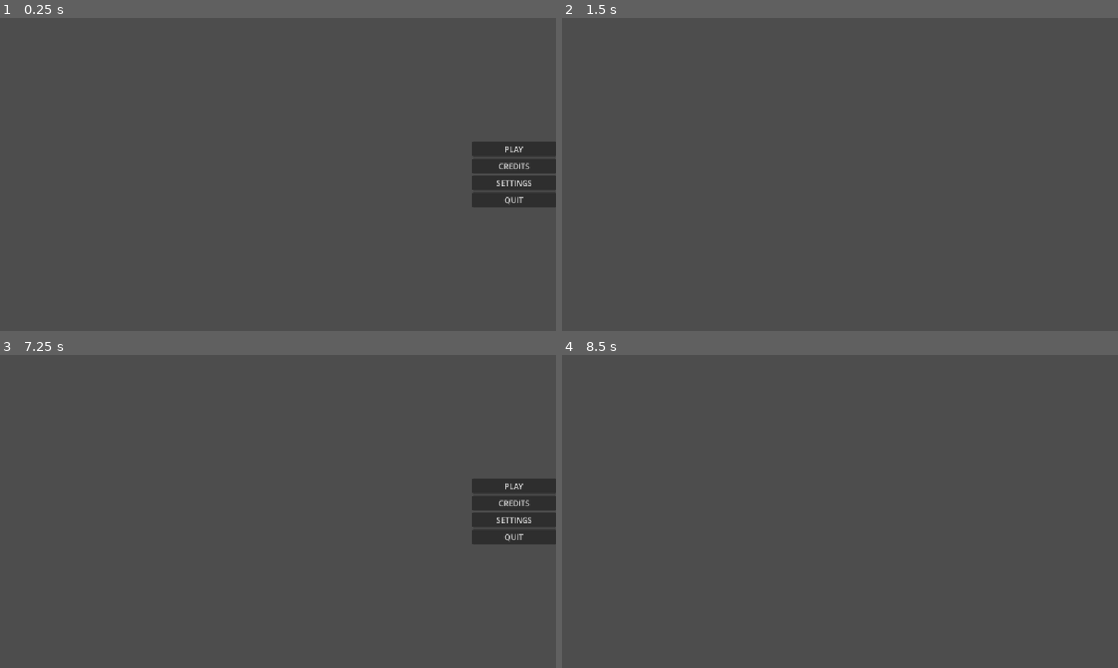
Above: before the commit, frames 1-4 (two rows, left to right).
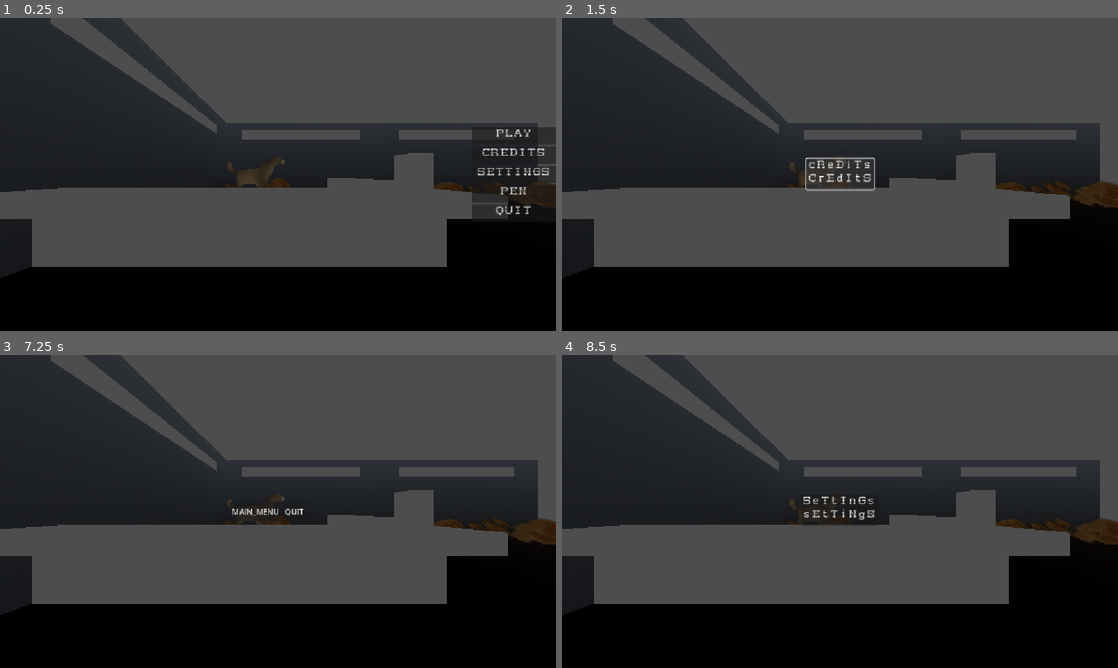
Above: after the commit, the same moments.

Repository: sjgillGit/gwj88
Game: Godot game, scene res://Scenes/root/RootNode.tscn
Two runs of this game, one before a commit and one after it. Both use one fixed random seed, a clock stepped at 60 frames per second and the inputs below.
Inputs (mouse positions are in pixels of both pictures, inside the frame that each line leads up to):
- Up to frame 1 (0.25 s): no input
- Up to frame 2 (1.5 s): click "CREDITS" at 0.5 s; click (840, 174) at 1.25 s, where only the run after the commit has a clickable "cReDiTs CrEdItS"
- Up to frame 3 (7.25 s): click (278, 511) at 2 s, where only the run after the commit has a clickable "cReDiTs CrEdItS"; click (278, 511) at 2.75 s, where only the run after the commit has a clickable "cReDiTs CrEdItS"; tap Enter at 3.5, 5, 6.5 s; tap Space at 4.25, 5.75 s; tap Escape (ui_cancel) at 7.15 s
- Up to frame 4 (8.5 s): click (817, 511) at 7.25 s, where only the run after the commit has a clickable "MAIN_MENU"; click "SETTINGS" at 8 s

The runs differ from the first frame. In frame 1, 51% of the frame differs, in the area x 0-100%, y 0-100%; in frame 2, 52%; in frame 3, 51%; in frame 4, 52%.

Commit message:
Basic Framework_2 with assets
- Imported fonts & placeholder scene
- applied changes as per PR
- Created static libraries

Diff:
--- /dev/null
+++ b/Scenes/3d/Placeholder3DforUi.tscn
@@ -0,0 +1,17 @@
+[gd_scene load_steps=3 format=3 uid="uid://7iukt2vlfaaf"]
+
+[ext_resource type="PackedScene" uid="uid://cnl3r1l1rfr5n" path="res://Scenes/menus/pen/Flooor.glb" id="1_wxwfb"]
+
+[sub_resource type="Environment" id="Environment_wxwfb"]
+
+[node name="Placeholder3DforUi" type="Node3D"]
+
+[node name="WorldEnvironment" type="WorldEnvironment" parent="."]
+environment = SubResource("Environment_wxwfb")
+
+[node name="Flooor" parent="." instance=ExtResource("1_wxwfb")]
+transform = Transform3D(1.4648161, 0, 0, 0, 1.4648161, 0, 0, 0, 1.4648161, 0.95390195, 0, 0.30638456)
+
+[node name="Camera3D" type="Camera3D" parent="."]
+transform = Transform3D(-4.371139e-08, 0, 1, 0, 1, 0, -1, 0, -4.371139e-08, 24.083975, 3.5760834, 0)
+fov = 83.58761
--- a/Scenes/3d/Play.tscn
+++ /dev/null
@@ -1,4 +0,0 @@
-[gd_scene format=3 uid="uid://x2y5w8pwjbrc"]
-
-[node name="Play" type="Node3D"]
-editor_description = "This is where all of the 3D stuff will be"
--- a/Scenes/menus/credits/Credits.tscn
+++ /dev/null
@@ -1,10 +0,0 @@
-[gd_scene format=3 uid="uid://c7rtap1601thy"]
-
-[node name="Credits" type="Control"]
-editor_description = "Our credits scene"
-layout_mode = 3
-anchors_preset = 15
-anchor_right = 1.0
-anchor_bottom = 1.0
-grow_horizontal = 2
-grow_vertical = 2
--- /dev/null
+++ b/Scenes/menus/credits/UiCredits.tscn
@@ -0,0 +1,29 @@
+[gd_scene load_steps=2 format=3 uid="uid://c7rtap1601thy"]
+
+[ext_resource type="Theme" uid="uid://wnjx0277ks75" path="res://Scenes/menus/main/theme_general.tres" id="1_6vj2k"]
+
+[node name="Credits" type="Control"]
+editor_description = "Our credits scene"
+layout_mode = 3
+anchors_preset = 15
+anchor_right = 1.0
+anchor_bottom = 1.0
+grow_horizontal = 2
+grow_vertical = 2
+
+[node name="Button" type="Button" parent="."]
+layout_mode = 1
+anchors_preset = 8
+anchor_left = 0.5
+anchor_top = 0.5
+anchor_right = 0.5
+anchor_bottom = 0.5
+offset_left = -34.0
+offset_top = -28.0
+offset_right = 35.0
+offset_bottom = 26.0
+grow_horizontal = 2
+grow_vertical = 2
+theme = ExtResource("1_6vj2k")
+text = "cReDiTs
+CrEdItS"
--- a/Scenes/menus/main/MainMenu.tscn
+++ b/Scenes/menus/main/UiMainMenu.tscn
@@ -1,15 +1,16 @@
-[gd_scene load_steps=3 format=3 uid="uid://c1ramn8byuilg"]
+[gd_scene load_steps=4 format=3 uid="uid://c1ramn8byuilg"]
 
-[ext_resource type="Script" uid="uid://lw5x5rqamc3f" path="res://Scenes/menus/main/main_menu.gd" id="1_y1eug"]
-[ext_resource type="ButtonGroup" uid="uid://bg48yv2vi1t8a" path="res://Scenes/menus/main/button_group_main_menu.tres" id="2_03yk2"]
+[ext_resource type="Script" uid="uid://lw5x5rqamc3f" path="res://Scenes/menus/main/ui_main_menu.gd" id="1_va1bd"]
+[ext_resource type="ButtonGroup" uid="uid://bg48yv2vi1t8a" path="res://Scenes/menus/main/button_group_main_menu.tres" id="2_3udur"]
+[ext_resource type="Theme" uid="uid://wnjx0277ks75" path="res://Scenes/menus/main/theme_general.tres" id="2_6ur10"]
 
-[node name="MainMenu" type="Control"]
+[node name="UiMainMenu" type="Control"]
 editor_description = "This is where all the main menu stuff should be"
 layout_mode = 3
 anchors_preset = 0
 offset_right = 1152.0
 offset_bottom = 648.0
-script = ExtResource("1_y1eug")
+script = ExtResource("1_va1bd")
 
 [node name="HBoxContainer" type="VBoxContainer" parent="."]
 layout_mode = 1
@@ -27,29 +28,42 @@
 [node name="PLAY" type="Button" parent="HBoxContainer"]
 unique_name_in_owner = true
 layout_mode = 2
+theme = ExtResource("2_6ur10")
 toggle_mode = true
-button_group = ExtResource("2_03yk2")
+button_group = ExtResource("2_3udur")
 text = "=================="
 
 [node name="CREDITS" type="Button" parent="HBoxContainer"]
 unique_name_in_owner = true
 layout_mode = 2
+theme = ExtResource("2_6ur10")
 toggle_mode = true
-button_group = ExtResource("2_03yk2")
+button_group = ExtResource("2_3udur")
 text = "==================
 "
 
 [node name="SETTINGS" type="Button" parent="HBoxContainer"]
 unique_name_in_owner = true
 layout_mode = 2
+theme = ExtResource("2_6ur10")
 toggle_mode = true
-button_group = ExtResource("2_03yk2")
+button_group = ExtResource("2_3udur")
+text = "==================
+"
+
+[node name="PEN" type="Button" parent="HBoxContainer"]
+unique_name_in_owner = true
+layout_mode = 2
+theme = ExtResource("2_6ur10")
+toggle_mode = true
+button_group = ExtResource("2_3udur")
 text = "==================
 "
 
 [node name="QUIT" type="Button" parent="HBoxContainer"]
 unique_name_in_owner = true
 layout_mode = 2
+theme = ExtResource("2_6ur10")
 toggle_mode = true
-button_group = ExtResource("2_03yk2")
+button_group = ExtResource("2_3udur")
 text = "=================="
--- a/Scenes/menus/main/main_menu.gd
+++ /dev/null
@@ -1,29 +0,0 @@
-
-
-class_name MainMenu
-extends Control
-
-@onready var root_node: RootNode = get_parent()
-@onready var button_play: Button = %PLAY
-@onready var button_credits: Button = %CREDITS
-@onready var button_settings: Button = %SETTINGS
-@onready var button_quit: Button = %QUIT
-@onready var button_group: ButtonGroup = button_play.button_group
-
-
-func _ready() -> void:
-	for button in button_group.get_buttons():
-		button.text = button.name
-	button_group.pressed.connect(_on_button_pressed)
-
-
-func _on_button_pressed(button: BaseButton) -> void:
-	match button:
-		button_play:
-			root_node.current_game_mode = root_node.GameMode.PLAY
-		button_credits:
-			root_node.current_game_mode = root_node.GameMode.CREDITS
-		button_settings:
-			root_node.current_game_mode = root_node.GameMode.SETTINGS
-		button_quit:
-			root_node.current_game_mode = root_node.GameMode.QUIT
--- /dev/null
+++ b/Scenes/menus/main/theme_general.tres
@@ -0,0 +1,6 @@
+[gd_resource type="Theme" load_steps=2 format=3 uid="uid://wnjx0277ks75"]
+
+[ext_resource type="FontFile" uid="uid://dwpy8iyssyhv1" path="res://Assets/fonts/Cowboy-Western-All/Cowboy_Western_Monospaced.ttf" id="1_5gxwd"]
+
+[resource]
+Button/fonts/font = ExtResource("1_5gxwd")
--- /dev/null
+++ b/Scenes/menus/main/ui_main_menu.gd
@@ -0,0 +1,30 @@
+
+
+class_name MainMenu
+extends Control
+
+@onready var button_PLAY: Button = %PLAY
+@onready var button_CREDITS: Button = %CREDITS
+@onready var button_SETTINGS: Button = %SETTINGS
+@onready var button_QUIT: Button = %QUIT
+@onready var button_PEN: Button = %PEN
+@onready var button_group: ButtonGroup = button_PLAY.button_group
+
+
+func _ready() -> void:
+	Lib.Buttons.name_them(button_group)
+	button_group.pressed.connect(_on_button_pressed)
+
+
+func _on_button_pressed(button: BaseButton) -> void:
+	match button:
+		button_PLAY:
+			RootNode.root_ref.current_mode = RootNode.root_ref.GameMode.PLAY
+		button_CREDITS:
+			RootNode.root_ref.current_mode = RootNode.root_ref.GameMode.CREDITS
+		button_SETTINGS:
+			RootNode.root_ref.current_mode = RootNode.root_ref.GameMode.SETTINGS
+		button_QUIT:
+			RootNode.root_ref.current_mode = RootNode.root_ref.GameMode.QUIT
+		button_PEN:
+			RootNode.root_ref.current_mode = RootNode.root_ref.GameMode.PEN
--- /dev/null
+++ b/Scenes/menus/pause/UiPause.tscn
@@ -0,0 +1,41 @@
+[gd_scene load_steps=3 format=3 uid="uid://dmab3p3co23bb"]
+
+[ext_resource type="Script" uid="uid://cs0tj2nesbvt5" path="res://Scenes/menus/pause/ui_pause.gd" id="1_4h2bq"]
+[ext_resource type="ButtonGroup" uid="uid://ibx361d80acc" path="res://Scenes/menus/pause/button_group_pause.tres" id="2_2e8ly"]
+
+[node name="UiPause" type="Control"]
+layout_mode = 3
+anchors_preset = 15
+anchor_right = 1.0
+anchor_bottom = 1.0
+grow_horizontal = 2
+grow_vertical = 2
+script = ExtResource("1_4h2bq")
+
+[node name="HBoxContainer" type="HBoxContainer" parent="."]
+layout_mode = 1
+anchors_preset = 8
+anchor_left = 0.5
+anchor_top = 0.5
+anchor_right = 0.5
+anchor_bottom = 0.5
+offset_left = -100.0
+offset_top = -20.0
+offset_right = 100.0
+offset_bottom = 20.0
+grow_horizontal = 2
+grow_vertical = 2
+
+[node name="MAIN_MENU" type="Button" parent="HBoxContainer"]
+unique_name_in_owner = true
+layout_mode = 2
+toggle_mode = true
+button_group = ExtResource("2_2e8ly")
+text = "MAIN MENU"
+
+[node name="QUIT" type="Button" parent="HBoxContainer"]
+unique_name_in_owner = true
+layout_mode = 2
+toggle_mode = true
+button_group = ExtResource("2_2e8ly")
+text = "QUIT GAME"
--- /dev/null
+++ b/Scenes/menus/pause/button_group_pause.tres
@@ -0,0 +1,3 @@
+[gd_resource type="ButtonGroup" format=3 uid="uid://ibx361d80acc"]
+
+[resource]
--- /dev/null
+++ b/Scenes/menus/pause/ui_pause.gd
@@ -0,0 +1,19 @@
+
+class_name UiPause
+extends Control
+
+@onready var button_MAIN_MENU: Button = %MAIN_MENU
+@onready var button_QUIT: Button = %QUIT
+@onready var button_group: ButtonGroup = button_QUIT.button_group
+
+func _ready() -> void:
+	Lib.Buttons.name_them(button_group)
+	button_group.pressed.connect(_on_button_pressed)
+
+
+func _on_button_pressed(button: BaseButton) -> void:
+	match button:
+		button_MAIN_MENU:
+			RootNode.root_ref.current_mode = RootNode.root_ref.GameMode.MAIN_MENU
+		button_QUIT:
+			get_tree().quit()
--- /dev/null
+++ b/Scenes/menus/pen/UiPen.tscn
@@ -0,0 +1,43 @@
+[gd_scene load_steps=2 format=3 uid="uid://i4hgl17h5n1r"]
+
+[ext_resource type="Theme" uid="uid://wnjx0277ks75" path="res://Scenes/menus/main/theme_general.tres" id="1_s3urb"]
+
+[node name="UiPen" type="Control"]
+layout_mode = 3
+anchors_preset = 15
+anchor_right = 1.0
+anchor_bottom = 1.0
+grow_horizontal = 2
+grow_vertical = 2
+
+[node name="Panel" type="Panel" parent="."]
+layout_mode = 1
+anchors_preset = 8
+anchor_left = 0.5
+anchor_top = 0.5
+anchor_right = 0.5
+anchor_bottom = 0.5
+offset_left = -545.0
+offset_top = -281.5
+offset_right = 545.0
+offset_bottom = 281.5
+grow_horizontal = 2
+grow_vertical = 2
+
+[node name="Button" type="Button" parent="Panel"]
+layout_mode = 1
+anchors_preset = 8
+anchor_left = 0.5
+anchor_top = 0.5
+anchor_right = 0.5
+anchor_bottom = 0.5
+offset_left = -22.0
+offset_top = -15.5
+offset_right = 22.0
+offset_bottom = 15.5
+grow_horizontal = 2
+grow_vertical = 2
+theme = ExtResource("1_s3urb")
+text = "PeN
+pEn
+"
--- /dev/null
+++ b/Scenes/menus/play/UiPlay.tscn
@@ -0,0 +1,29 @@
+[gd_scene load_steps=2 format=3 uid="uid://b7g5whk4u801n"]
+
+[ext_resource type="Theme" uid="uid://wnjx0277ks75" path="res://Scenes/menus/main/theme_general.tres" id="1_fml7s"]
+
+[node name="UiPlay" type="Control"]
+layout_mode = 3
+anchors_preset = 15
+anchor_right = 1.0
+anchor_bottom = 1.0
+grow_horizontal = 2
+grow_vertical = 2
+
+[node name="Button" type="Button" parent="."]
+layout_mode = 1
+anchors_preset = 8
+anchor_left = 0.5
+anchor_top = 0.5
+anchor_right = 0.5
+anchor_bottom = 0.5
+offset_left = -4.0
+offset_top = -4.0
+offset_right = 4.0
+offset_bottom = 4.0
+grow_horizontal = 2
+grow_vertical = 2
+theme = ExtResource("1_fml7s")
+text = "PlAy
+pLaY
+"
--- a/Scenes/menus/settings/Settings.tscn
+++ /dev/null
@@ -1,10 +0,0 @@
-[gd_scene format=3 uid="uid://brl11g3oxo4y1"]
-
-[node name="Settings" type="Control"]
-editor_description = "This is where all the settings should be (maybe exclusive to MainMenu?)"
-layout_mode = 3
-anchors_preset = 15
-anchor_right = 1.0
-anchor_bottom = 1.0
-grow_horizontal = 2
-grow_vertical = 2
--- /dev/null
+++ b/Scenes/menus/settings/UiSettings.tscn
@@ -0,0 +1,29 @@
+[gd_scene load_steps=2 format=3 uid="uid://brl11g3oxo4y1"]
+
+[ext_resource type="Theme" uid="uid://wnjx0277ks75" path="res://Scenes/menus/main/theme_general.tres" id="1_c2nn8"]
+
+[node name="Settings" type="Control"]
+editor_description = "This is where all the settings should be (maybe exclusive to MainMenu?)"
+layout_mode = 3
+anchors_preset = 15
+anchor_right = 1.0
+anchor_bottom = 1.0
+grow_horizontal = 2
+grow_vertical = 2
+
+[node name="Button" type="Button" parent="."]
+layout_mode = 1
+anchors_preset = 8
+anchor_left = 0.5
+anchor_top = 0.5
+anchor_right = 0.5
+anchor_bottom = 0.5
+offset_left = -39.0
+offset_top = -30.0
+offset_right = 37.0
+offset_bottom = 24.0
+grow_horizontal = 2
+grow_vertical = 2
+theme = ExtResource("1_c2nn8")
+text = "SeTtInGs
+sEtTiNgS"
--- a/Scenes/root/RootNode.tscn
+++ b/Scenes/root/RootNode.tscn
@@ -1,6 +1,10 @@
-[gd_scene load_steps=2 format=3 uid="uid://4fjj3yo1m0vd"]
+[gd_scene load_steps=3 format=3 uid="uid://4fjj3yo1m0vd"]
 
 [ext_resource type="Script" uid="uid://8p34tx7sgqp7" path="res://Scenes/root/root_node.gd" id="1_8ighf"]
+[ext_resource type="PackedScene" uid="uid://7iukt2vlfaaf" path="res://Scenes/3d/Placeholder3DforUi.tscn" id="2_80uyk"]
 
 [node name="RootNode" type="Node"]
 script = ExtResource("1_8ighf")
+
+[node name="Placeholder3D" parent="." instance=ExtResource("2_80uyk")]
+transform = Transform3D(1, 0, 0, 0, 1, 0, 0, 0, 1, -0.5329853, 0, 1.4395378)
--- a/Scenes/root/root_node.gd
+++ b/Scenes/root/root_node.gd
@@ -7,41 +7,47 @@
 	SETTINGS, ## Should mirror the structure of the first scene
 	CREDITS, ## Whatever we may come up with
 	PLAY, ## Should point to the scene created by the 3D team
+	PEN, ## Upgrades screen
 	QUIT, ## Should just auto close the game
+	PAUSE, ##
 }
 
-## Changing the current_game_mode variable will perform
-## all the work necessary for swapping the scene.
-@export var current_game_mode: GameMode:
+static var root_ref: RootNode
+
+## Changing the current_mode variable will perform all the work necessary for swapping the scene.
+@export var current_mode: GameMode:
 	set(v):
+		print_rich("[b][color=RED]  New game mode:   [/color][/b]", GameMode.find_key(v))
 		_change_scene(v)
-		current_game_mode = v
-var current_scene
+		current_mode = v
+
+
+var current_scene: Node
+
+@onready var preloaded_ui_scenes: Dictionary[GameMode, PackedScene] = {
+	GameMode.MAIN_MENU: preload("uid://c1ramn8byuilg"),
+	GameMode.SETTINGS: preload("uid://brl11g3oxo4y1"),
+	GameMode.CREDITS: preload("uid://c7rtap1601thy"),
+	GameMode.PLAY: preload("uid://b7g5whk4u801n"),
+	GameMode.PEN: preload("uid://i4hgl17h5n1r"),
+	GameMode.PAUSE: preload("uid://dmab3p3co23bb"),
+}
 
 
 func _ready() -> void:
-	current_game_mode = current_game_mode
+	root_ref = self
+	current_mode = current_mode
 
 
+## This exists only for Dev purposes. We can peel this off later on
 func _input(event: InputEvent) -> void:
 	if event.is_action_pressed(&"ui_cancel"):
-		match current_game_mode:
-			#GameMode.PLAY:
-				#pass              # OPEN PAUSE
-			GameMode.MAIN_MENU:
-				current_game_mode = GameMode.QUIT
-			_:
-				current_game_mode = GameMode.MAIN_MENU
+		current_mode = GameMode.PAUSE
 
-
-## Parses the new_game_mode and swaps appropriately
-func _change_scene(new_game_mode: GameMode) -> void:
-	print_rich("[b][color=RED]  New game mode:   [/color][/b]", GameMode.find_key(new_game_mode))
-	if new_game_mode == GameMode.QUIT:
-		get_tree().quit()
-	else:
-		var new_scene = GlobalPreloader.get_resource(GameMode.find_key(new_game_mode)).instantiate()
-		if current_scene:
-			current_scene.queue_free()
-		add_child(new_scene)
-		current_scene = new_scene
+## Parses the new_mode and swaps appropriately
+func _change_scene(new_mode: GameMode) -> void:
+	match new_mode:
+		GameMode.QUIT:
+			get_tree().quit()
+		_:
+			current_scene = Build.root_scene(preloaded_ui_scenes[new_mode], current_scene, self)
--- a/Scripts/autoloads/global_preloader.gd
+++ /dev/null
@@ -1,11 +0,0 @@
-
-## If you need to load something, place it here.
-class_name GlobalPreLoader
-extends ResourcePreloader
-
-
-func _ready() -> void:
-	add_resource(&"MAIN_MENU", preload("uid://c1ramn8byuilg"))
-	add_resource(&"PLAY", preload("uid://x2y5w8pwjbrc"))
-	add_resource(&"SETTINGS", preload("uid://brl11g3oxo4y1"))
-	add_resource(&"CREDITS",preload("uid://c7rtap1601thy"))
--- /dev/null
+++ b/Scripts/libraries/Build.gd
@@ -0,0 +1,13 @@
+
+## Static script for abstracting the tedious aspects
+## of building objects
+class_name Build
+extends Node
+
+
+static func root_scene(new_scene: PackedScene, current_scene: Node, root_node: Node) -> Node:
+	var new_tscn: Node = new_scene.instantiate()
+	if current_scene:
+		current_scene.queue_free()
+	root_node.add_child(new_tscn)
+	return new_tscn
--- /dev/null
+++ b/Scripts/libraries/Lib.gd
@@ -0,0 +1,8 @@
+
+class_name Lib
+extends Node
+
+class Buttons:
+	static func name_them(buttons: ButtonGroup) -> void:
+		for button in buttons.get_buttons():
+			button.text = button.name
--- a/project.godot
+++ b/project.godot
@@ -15,10 +15,14 @@
 config/features=PackedStringArray("4.5", "Forward Plus")
 config/icon="res://icon.svg"
 
-[autoload]
-
-GlobalPreloader="*res://Scripts/autoloads/global_preloader.gd"
-
 [display]
 
 window/stretch/mode="canvas_items"
+
+[file_customization]
+
+folder_colors={
+"res://Scenes/3d/": "red",
+"res://Scenes/menus/": "green",
+"res://Scenes/root/": "gray"
+}
Binary file added: Assets/fonts/Button-Prompt-2-16x16/Arcade-Stick.png
Not shown, added: Assets/fonts/Button-Prompt-2-16x16/Arcade-Stick.png.import
Binary file added: Assets/fonts/Button-Prompt-2-16x16/Font.png
Not shown, added: Assets/fonts/Button-Prompt-2-16x16/Font.png.import
Binary file added: Assets/fonts/Button-Prompt-2-16x16/Full.png
Not shown, added: Assets/fonts/Button-Prompt-2-16x16/Full.png.import
Binary file added: Assets/fonts/Button-Prompt-2-16x16/Gamecube.png
Not shown, added: Assets/fonts/Button-Prompt-2-16x16/Gamecube.png.import
Binary file added: Assets/fonts/Button-Prompt-2-16x16/Joystick.png
Not shown, added: Assets/fonts/Button-Prompt-2-16x16/Joystick.png.import
Binary file added: Assets/fonts/Button-Prompt-2-16x16/Keyboard-and-Mouse.png
Not shown, added: Assets/fonts/Button-Prompt-2-16x16/Keyboard-and-Mouse.png.import
(and 59 more such lines)
